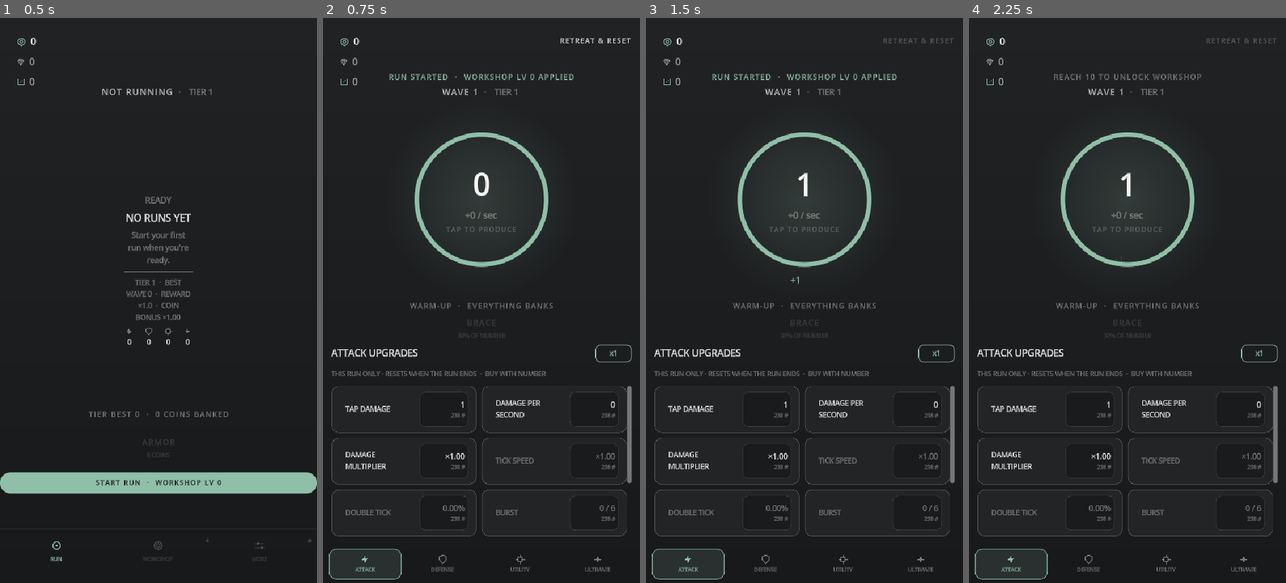
Above: before the commit, frames 1-4 (left to right).
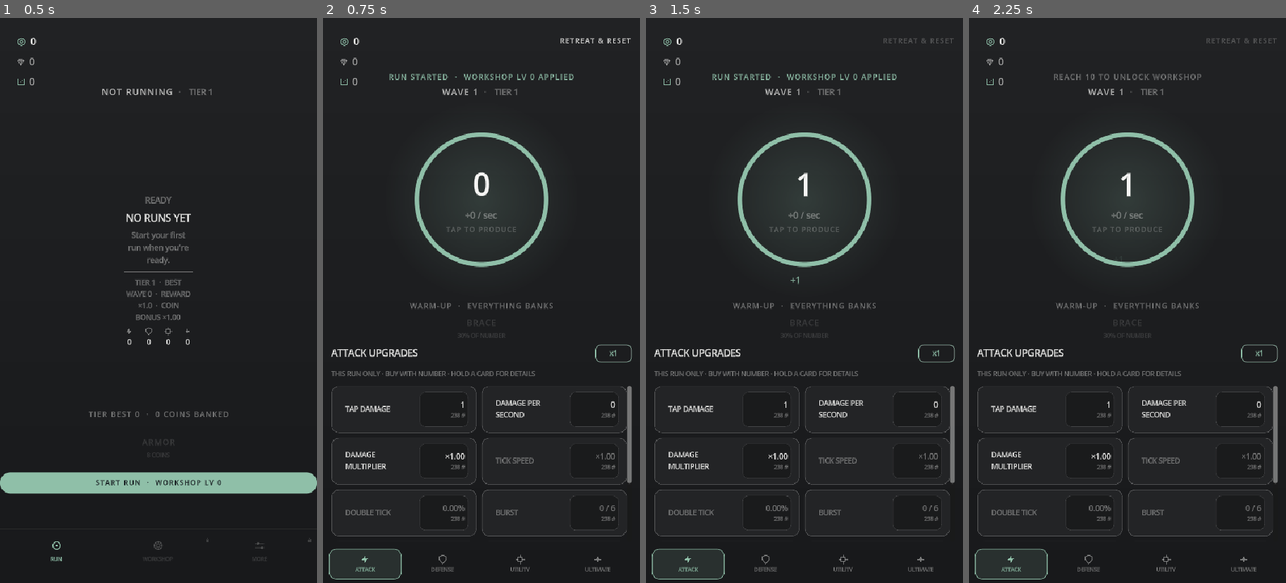
Above: after the commit, the same moments.

Repository: paulhardie/NumberGOup
Game: Godot game, scene res://scenes/main.tscn
Two runs of this game, one before a commit and one after it. Both use one fixed random seed, a clock stepped at 60 frames per second and the inputs below.
Inputs (mouse positions are in pixels of both pictures, inside the frame that each line leads up to):
- Up to frame 1 (0.5 s): no input
- Up to frame 2 (0.75 s): click "START RUN · WORKSHOP LV 0" at 0.5 s
- Up to frame 3 (1.5 s): click (804, 300) at 1.25 s
- Up to frame 4 (2.25 s): click (1010, 40) at 2.02 s

Frame 1 is identical in both runs. In frame 2, 0.2% of the frame differs, in the area x 20-71%, y 62-64%; in frame 3, 0.2%; in frame 4, 0.2%.

Commit message:
Hold a Workshop or Rig card to read what it does and its rank against max
Holding either half of a card for about half a second opens its detail
instead of acting, and the release never buys. The detail now reads the
rank against its maximum, the value now and at the cap, the Workshop level
a locked row waits on, and from the Rig the run's own ranks, what each is
worth and the next price. Both panels say HOLD A CARD FOR DETAILS.

The Rig panel rebuilt every card eight times a second during a run, which
would free a card under a held finger (and can eat taps on Web). It now
builds cards once per category and rank change and updates prices in
place. The detail's backdrop now dims the screen as intended.

Co-Authored-By: Claude Opus 5.5 <noreply@anthropic.com>

Diff:
--- a/src/main.gd
+++ b/src/main.gd
@@ -38,6 +38,8 @@
 ## The category strip's height. It sits above the nav dock between runs, and a
 ## run has no dock, so the same strip can sit flush there later.
 const CATEGORY_STRIP_HEIGHT := 64
+## How long a card must be held to read it rather than act on it.
+const LONG_PRESS_SECONDS := 0.45
 ## The run screen's vertical budget (D018, D032): the stage starts below the
 ## wave line, the hit line and Brace sit under it, and the Rig panel takes the
 ## rest down to its category strip. The stage takes half the free height, but
@@ -176,6 +178,12 @@
 var stat_info_body: Label
 var stat_info_level: Label
 var stat_info_max: Label
+var stat_info_extra: Label
+## The Rig panel builds its cards once per category and rank change and
+## updates prices in place: rebuilding every refresh swapped a card out under
+## a held finger, which ate taps on Web and would break a long press.
+var rig_detail_signature := ""
+var rig_card_refs: Dictionary = {}
 var workshop_tab_buttons: Dictionary = {}
 var workshop_tab_icons: Dictionary = {}
 var workshop_tab_labels: Dictionary = {}
@@ -795,7 +803,7 @@
 	workshop_header = _make_label("", 12, HORIZONTAL_ALIGNMENT_RIGHT, MUTED_TEXT)
 	chip.add_child(workshop_header)
 	header_row.add_child(chip)
-	content.add_child(_make_label("PERMANENT · APPLIES TO EVERY RUN", 10, HORIZONTAL_ALIGNMENT_LEFT, WORKSHOP_ACCENT))
+	content.add_child(_make_label("PERMANENT · APPLIES TO EVERY RUN · HOLD A CARD FOR DETAILS", 10, HORIZONTAL_ALIGNMENT_LEFT, WORKSHOP_ACCENT))
 
 	var category_row := HBoxContainer.new()
 	category_row.add_theme_constant_override("separation", 8)
@@ -832,7 +840,7 @@
 		category = ProgressionTaxonomy.ATTACK
 		state.workshop.selected_category = category
 	rig_category_header.text = ProgressionTaxonomy.category_name(category) + " UPGRADES"
-	rig_purchase_policy.text = "THIS RUN ONLY · RESETS WHEN THE RUN ENDS  ·  BUY WITH NUMBER"
+	rig_purchase_policy.text = "THIS RUN ONLY · BUY WITH NUMBER · HOLD A CARD FOR DETAILS"
 	rig_multiplier_label.text = _buy_step_label(category)
 	for tab_category in ProgressionTaxonomy.WORKSHOP_CATEGORIES:
 		var active: bool = category == tab_category
@@ -846,6 +854,14 @@
 	_refresh_rig_detail(category)
 
 func _refresh_rig_detail(category: String) -> void:
+	var signature := "|".join([category, str(state.rig_ranks), str(state.purchased)])
+	if signature == rig_detail_signature and not rig_card_refs.is_empty():
+		for definition in state.cards_for_category(category):
+			if rig_card_refs.has(definition.id):
+				_update_rig_card(definition)
+		return
+	rig_detail_signature = signature
+	rig_card_refs.clear()
 	_clear_children(rig_detail)
 	var grid := GridContainer.new()
 	grid.columns = 2
@@ -1687,9 +1703,10 @@
 	stat_info_screen.set_anchors_and_offsets_preset(Control.PRESET_FULL_RECT)
 	add_child(stat_info_screen)
 
+	# Not flat: a flat button skips its stylebox, which left the detail panel
+	# floating over an undimmed screen.
 	var scrim := Button.new()
 	scrim.text = ""
-	scrim.flat = true
 	scrim.focus_mode = Control.FOCUS_NONE
 	scrim.set_anchors_and_offsets_preset(Control.PRESET_FULL_RECT)
 	scrim.add_theme_stylebox_override("normal", _panel_style(Color(0, 0, 0, 0.7), 0))
@@ -1732,18 +1749,33 @@
 	inner.add_child(stat_info_level)
 	stat_info_max = _make_label("", 13, HORIZONTAL_ALIGNMENT_CENTER, MUTED_TEXT)
 	inner.add_child(stat_info_max)
-
-func _show_stat_info(definition: UpgradeDefinition) -> void:
+	stat_info_extra = _make_label("", 12, HORIZONTAL_ALIGNMENT_CENTER, WORKSHOP_ACCENT)
+	stat_info_extra.autowrap_mode = TextServer.AUTOWRAP_WORD_SMART
+	inner.add_child(stat_info_extra)
+
+## A card's detail: what it does, how many of its ranks are owned against its
+## maximum, its value now and at the cap, and what it waits on. From the Rig,
+## also the run's own ranks and what each is worth.
+func _show_stat_info(definition: UpgradeDefinition, from_rig: bool = false) -> void:
 	if stat_info_screen == null:
 		return
 	var owned := state.get_owned(definition.id)
 	stat_info_title.text = definition.title
 	stat_info_body.text = definition.description
-	stat_info_level.text = "CURRENT RANK  ·  " + str(owned) + "  (" + _stat_value_text(definition, owned) + ")"
+	stat_info_level.text = "RANK " + str(owned) + " / " + str(definition.max_rank) + "  ·  NOW " + _stat_value_text(definition, owned)
 	if definition.is_maxed(owned):
-		stat_info_max.text = "MAX RANK  ·  " + str(definition.max_rank) + "  ·  REACHED"
+		stat_info_max.text = "MAX RANK REACHED"
 	else:
-		stat_info_max.text = "MAX RANK  ·  " + str(definition.max_rank) + "  (" + _stat_value_text(definition, definition.max_rank) + ")"
+		stat_info_max.text = "AT MAX RANK  ·  " + _stat_value_text(definition, definition.max_rank)
+	var extra: Array[String] = []
+	if not state.is_unlocked(definition):
+		extra.append("OPENS AT WORKSHOP LV " + str(definition.workshop_level_required) + "  ·  YOU ARE LV " + str(state.get_workshop_level()))
+	if from_rig:
+		var rig_ranks := state.rig_owned(definition.id)
+		var worth := state.balance_profile.rig_effect_multiplier(definition.workshop_category, definition.id)
+		extra.append("THIS RUN  ·  " + str(rig_ranks) + " RIG RANK" + ("" if rig_ranks == 1 else "S") + ", EACH WORTH " + _trim(worth) + " WORKSHOP RANKS  ·  NEXT " + state.get_rig_cost(definition.id).format_value() + " NUMBER")
+	stat_info_extra.text = "\n".join(extra)
+	stat_info_extra.visible = not extra.is_empty()
 	stat_info_screen.visible = true
 
 ## The run-over report: same scrim-and-sheet shape as the drawer, but modal
@@ -2504,12 +2536,17 @@
 	name_label.autowrap_mode = TextServer.AUTOWRAP_WORD_SMART
 	name_label.size_flags_horizontal = Control.SIZE_EXPAND_FILL
 	name_layout.add_child(name_label)
-	name_button.pressed.connect(func(): _show_stat_info(definition))
+	_add_long_press(name_button, func(): _show_stat_info(definition))
+	name_button.pressed.connect(func():
+		if not _consume_long_press(name_button):
+			_show_stat_info(definition)
+	)
 	row.add_child(name_button)
 
 	var value_button := _make_tile_button()
 	value_button.custom_minimum_size = Vector2(84, 58)
 	value_button.size_flags_horizontal = Control.SIZE_SHRINK_END
+	_add_long_press(value_button, func(): _show_stat_info(definition))
 	var box_tint: Color = WORKSHOP_ACCENT if affordable else Color(1, 1, 1, 0.05)
 	value_button.add_theme_stylebox_override("normal", _panel_style(Color(0, 0, 0, 0.25), 10, box_tint))
 	value_button.add_theme_stylebox_override("hover", _panel_style(Color(WORKSHOP_ACCENT.r, WORKSHOP_ACCENT.g, WORKSHOP_ACCENT.b, 0.12), 10, box_tint))
@@ -2518,6 +2555,8 @@
 	value_layout.add_child(_make_label(_stat_value_text(definition, owned), 13, HORIZONTAL_ALIGNMENT_RIGHT, TEXT if unlocked else MUTED_TEXT))
 	value_layout.add_child(_make_label(_stat_cost_text(definition, owned, maxed, unlocked, plan), 9, HORIZONTAL_ALIGNMENT_RIGHT, WORKSHOP_ACCENT if affordable else MUTED_TEXT))
 	value_button.pressed.connect(func(upgrade_id: String = definition.id, step: int = _buy_step(category)):
+		if _consume_long_press(value_button):
+			return
 		var bought := state.purchase_ranks(upgrade_id, step)
 		if bought > 0:
 			_show_toast("+" + str(bought) + "  " + definition.title, WORKSHOP_ACCENT)
@@ -2538,29 +2577,13 @@
 
 ## A compact Rig card for a run-scoped rank: name on left, value-and-cost box
 ## on right. Like the Workshop card but with Number cost and a warning if it
-## would leave too little for the next hit.
+## would leave too little for the next hit. Built once; _update_rig_card fills
+## the parts that move with the Number.
 func _make_rig_stat_card(definition: UpgradeDefinition, category: String) -> PanelContainer:
-	var owned := state.rig_owned(definition.id)
-	var permanent := state.get_owned(definition.id)
-	var effective := permanent + int(state.rig_rank_equivalent(definition))
 	var unlocked := state.is_unlocked(definition)
-	var next_cost := state.get_rig_cost(definition.id)
-	var can_afford := state.can_purchase_rig(definition.id)
-
-	var after_purchase := state.number.subtract(next_cost)
-	var encounter: Variant = state.active_encounter
-	var hit_cost := ScientificNumber.new()
-	if encounter != null and not encounter.max_liability.is_zero() and not encounter.is_cleared():
-		hit_cost = state.get_effective_collection()
-	var warning_colour := DANGER if after_purchase.compare_to(hit_cost) < 0 and not hit_cost.is_zero() else Color(1, 1, 1, 0.0)
-
 	var card := PanelContainer.new()
 	card.custom_minimum_size = Vector2(0, 80)
 	card.size_flags_horizontal = Control.SIZE_EXPAND_FILL
-	var edge: Color = WORKSHOP_ACCENT if can_afford else Color(1, 1, 1, 0.07)
-	card.add_theme_stylebox_override("panel", _panel_style(SURFACE, 12, edge))
-	if warning_colour.a > 0:
-		card.tooltip_text = "LEAVES " + after_purchase.format_value() + " · HITS FOR " + hit_cost.format_value()
 	var row := HBoxContainer.new()
 	row.add_theme_constant_override("separation", 6)
 	card.add_child(row)
@@ -2578,21 +2601,26 @@
 	name_label.autowrap_mode = TextServer.AUTOWRAP_WORD_SMART
 	name_label.size_flags_horizontal = Control.SIZE_EXPAND_FILL
 	name_layout.add_child(name_label)
-	name_button.pressed.connect(func(): _show_stat_info(definition))
+	_add_long_press(name_button, func(): _show_stat_info(definition, true))
+	name_button.pressed.connect(func():
+		if not _consume_long_press(name_button):
+			_show_stat_info(definition, true)
+	)
 	row.add_child(name_button)
 
 	var value_button := _make_tile_button()
 	value_button.custom_minimum_size = Vector2(84, 58)
 	value_button.size_flags_horizontal = Control.SIZE_SHRINK_END
-	var box_tint: Color = WORKSHOP_ACCENT if can_afford else Color(1, 1, 1, 0.05)
-	value_button.add_theme_stylebox_override("normal", _panel_style(Color(0, 0, 0, 0.25), 10, box_tint))
-	value_button.add_theme_stylebox_override("hover", _panel_style(Color(WORKSHOP_ACCENT.r, WORKSHOP_ACCENT.g, WORKSHOP_ACCENT.b, 0.12), 10, box_tint))
+	_add_long_press(value_button, func(): _show_stat_info(definition, true))
 	var value_layout := _tile_layout(value_button, 6, 6)
 	value_layout.alignment = BoxContainer.ALIGNMENT_CENTER
-	value_layout.add_child(_make_label(_stat_value_text(definition, effective), 13, HORIZONTAL_ALIGNMENT_RIGHT, TEXT if unlocked else MUTED_TEXT))
-	var cost_label_colour := warning_colour if warning_colour.a > 0 else (WORKSHOP_ACCENT if can_afford else MUTED_TEXT)
-	value_layout.add_child(_make_label(next_cost.format_value() + " #", 9, HORIZONTAL_ALIGNMENT_RIGHT, cost_label_colour))
+	var value_label := _make_label("", 13, HORIZONTAL_ALIGNMENT_RIGHT, TEXT if unlocked else MUTED_TEXT)
+	value_layout.add_child(value_label)
+	var cost_label := _make_label("", 9, HORIZONTAL_ALIGNMENT_RIGHT, MUTED_TEXT)
+	value_layout.add_child(cost_label)
 	value_button.pressed.connect(func(upgrade_id: String = definition.id):
+		if _consume_long_press(value_button):
+			return
 		if not state.can_purchase_rig(upgrade_id):
 			_show_toast("NEED " + state.get_rig_cost(upgrade_id).format_value() + " NUMBER", MUTED_TEXT)
 			return
@@ -2604,7 +2632,62 @@
 			_show_toast("CANNOT BUY NOW", MUTED_TEXT)
 	)
 	row.add_child(value_button)
+	rig_card_refs[definition.id] = {"card": card, "value_button": value_button, "value_label": value_label, "cost_label": cost_label}
+	_update_rig_card(definition)
 	return card
+
+## The parts of a Rig card that move with the Number: its price, whether it is
+## affordable, and the warning when buying would leave less than the next hit.
+func _update_rig_card(definition: UpgradeDefinition) -> void:
+	var refs: Dictionary = rig_card_refs[definition.id]
+	var card: PanelContainer = refs.card
+	var value_button: Button = refs.value_button
+	if not is_instance_valid(card):
+		return
+	var effective := state.get_owned(definition.id) + int(state.rig_rank_equivalent(definition))
+	var next_cost := state.get_rig_cost(definition.id)
+	var can_afford := state.can_purchase_rig(definition.id)
+	var after_purchase := state.number.subtract(next_cost)
+	var encounter: Variant = state.active_encounter
+	var hit_cost := ScientificNumber.new()
+	if encounter != null and not encounter.max_liability.is_zero() and not encounter.is_cleared():
+		hit_cost = state.get_effective_collection()
+	var warning_colour := DANGER if after_purchase.compare_to(hit_cost) < 0 and not hit_cost.is_zero() else Color(1, 1, 1, 0.0)
+	var edge: Color = WORKSHOP_ACCENT if can_afford else Color(1, 1, 1, 0.07)
+	card.add_theme_stylebox_override("panel", _panel_style(SURFACE, 12, edge))
+	card.tooltip_text = ("LEAVES " + after_purchase.format_value() + " · HITS FOR " + hit_cost.format_value()) if warning_colour.a > 0 else ""
+	var box_tint: Color = WORKSHOP_ACCENT if can_afford else Color(1, 1, 1, 0.05)
+	value_button.add_theme_stylebox_override("normal", _panel_style(Color(0, 0, 0, 0.25), 10, box_tint))
+	value_button.add_theme_stylebox_override("hover", _panel_style(Color(WORKSHOP_ACCENT.r, WORKSHOP_ACCENT.g, WORKSHOP_ACCENT.b, 0.12), 10, box_tint))
+	(refs.value_label as Label).text = _stat_value_text(definition, effective)
+	var cost_label: Label = refs.cost_label
+	cost_label.text = next_cost.format_value() + " #"
+	cost_label.add_theme_color_override("font_color", warning_colour if warning_colour.a > 0 else (WORKSHOP_ACCENT if can_afford else MUTED_TEXT))
+
+## Holding a card reads it instead of acting on it: after LONG_PRESS_SECONDS
+## held, the card's detail opens, and the release that follows is swallowed so
+## a hold never buys.
+func _add_long_press(button: Button, on_long_press: Callable) -> void:
+	button.set_meta("long_pressed", false)
+	# Held weakly: a card can be rebuilt, freeing its button, before the timer
+	# fires, and a strong capture would then call into a freed object.
+	var button_ref: WeakRef = weakref(button)
+	button.button_down.connect(func():
+		(button_ref.get_ref() as Button).set_meta("long_pressed", false)
+		get_tree().create_timer(LONG_PRESS_SECONDS).timeout.connect(func():
+			var held: Button = button_ref.get_ref()
+			if held != null and held.is_pressed():
+				held.set_meta("long_pressed", true)
+				on_long_press.call()
+		)
+	)
+
+## True, once, when this release ends a long press rather than a tap.
+func _consume_long_press(button: Button) -> bool:
+	if bool(button.get_meta("long_pressed", false)):
+		button.set_meta("long_pressed", false)
+		return true
+	return false
 
 ## The row's effect read as a player-facing value, formatted by the unit the
 ## state reports rather than by a per-row special case here.
Not shown, changed: docs/DECISIONS.md
Not shown, changed: docs/WORKSHOP_DESIGN.md
